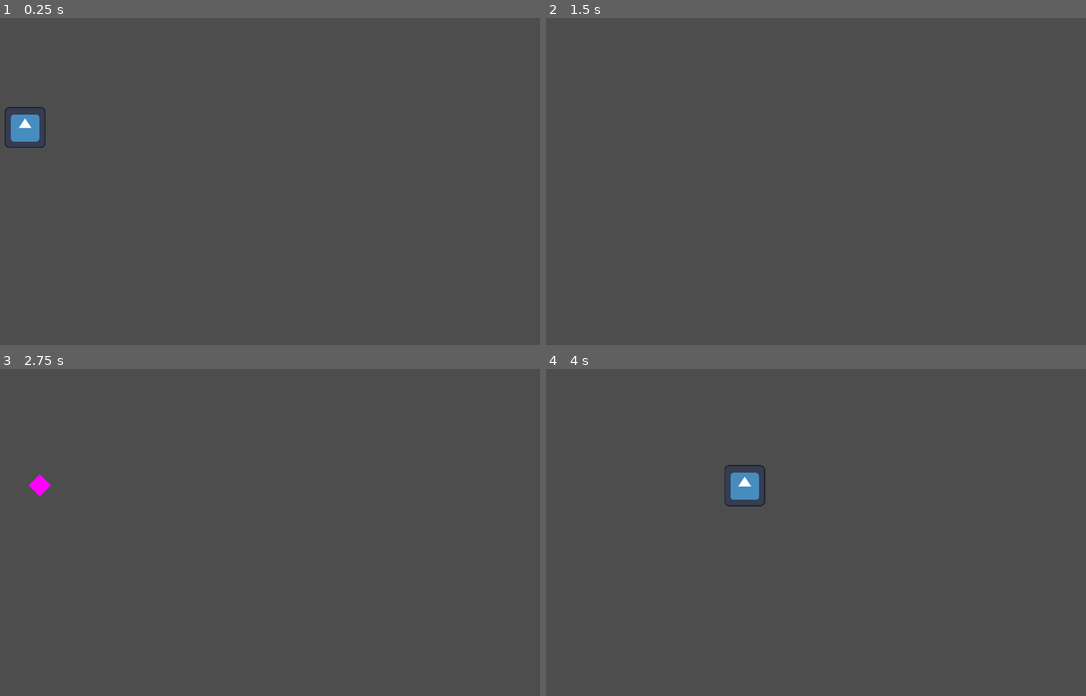
Above: before the commit, frames 1-4 (two rows, left to right).
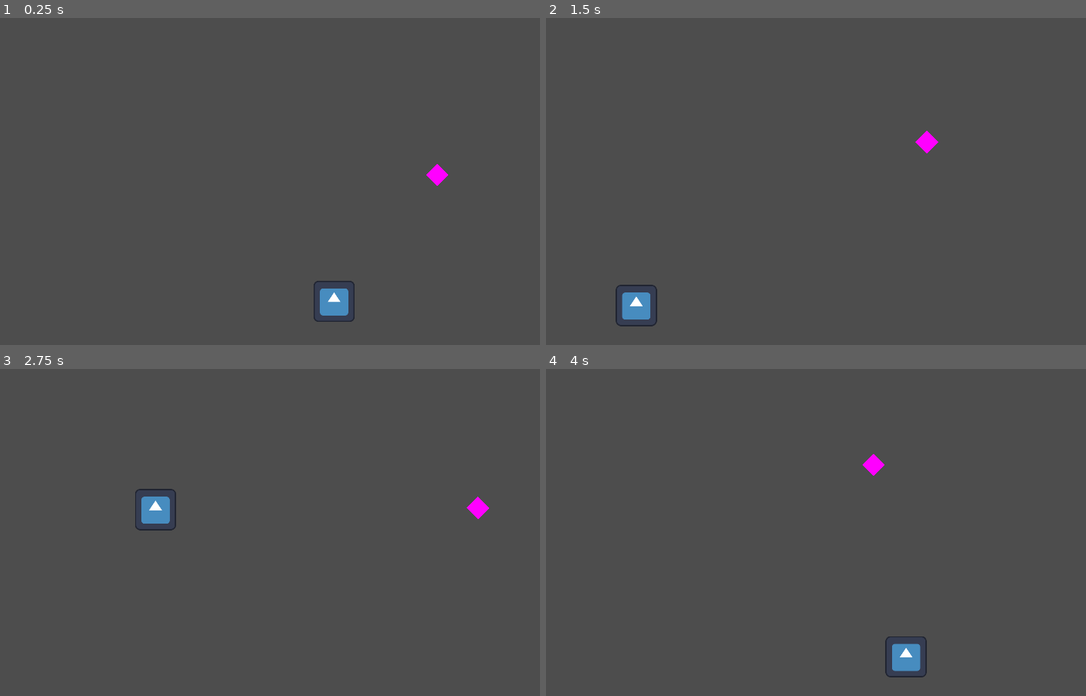
Above: after the commit, the same moments.

Repository: stokatyan/godot-ai
Game: Godot game, scene res://TestGame/PickupCoinGame.tscn
Two runs of this game, one before a commit and one after it. Both use one fixed random seed, a clock stepped at 60 frames per second and the inputs below. The engine's default icon, where the game draws it, is replaced by a stand-in: a white triangle on a blue panel in a dark square.
Inputs:
- Up to frame 1 (0.25 s): no input
- Up to frame 2 (1.5 s): tap Enter at 0.5 s; hold Up 0.53-1.28 s; tap N at 0.6, 1.35 s; tap Space at 1.25 s
- Up to frame 3 (2.75 s): tap Enter at 2 s; hold Up from 2.03 s (still down); tap N at 2.1 s
- Up to frame 4 (4 s): tap Space at 2.75 s; tap N at 2.85, 3.6 s; tap Enter at 3.5 s; release Up at 3.53 s

The runs differ from the first frame. In frame 1, 1.3% of the frame differs, in the area x 0-83%, y 27-93%; in frame 2, 0.7%; in frame 3, 0.9%; in frame 4, 1.3%.

Commit message:
add camera and let world expand with borders

Diff:
--- a/godot-ai-client/TestGame/PickupCoinGame.gd
+++ b/godot-ai-client/TestGame/PickupCoinGame.gd
@@ -6,18 +6,22 @@
 
 var _map_size = Vector2(1500, 800)
 
-
 # Called when the node enters the scene tree for the first time.
 func _ready():
 	_new_game()
 
 func _input(event):
 	var key_input = event as InputEventKey
+	if !key_input or key_input.echo or key_input.is_released():
+		return
 	match key_input.keycode:
 		KEY_N:
 			_new_game()
 
 func _physics_process(delta):
+	if _is_game_complete():
+		_new_game()
+		return
 	var move_vector: Vector2 = Vector2.ZERO
 
 func _setup_ai():
--- a/godot-ai-client/TestGame/PickupCoinGame.tscn
+++ b/godot-ai-client/TestGame/PickupCoinGame.tscn
@@ -7,20 +7,23 @@
 [sub_resource type="PlaceholderTexture2D" id="PlaceholderTexture2D_o06rb"]
 size = Vector2(50, 50)
 
-[node name="PickupCoinGame" type="Node2D" node_paths=PackedStringArray("hero", "coin")]
+[node name="PickupCoinGame" type="Node2D" node_paths=PackedStringArray("hero", "coin", "_ai_tcp")]
 script = ExtResource("1_l0ngi")
 hero = NodePath("Hero")
 coin = NodePath("Coin")
+_ai_tcp = NodePath("AIServerTCP")
+
+[node name="Camera2D" type="Camera2D" parent="."]
 
 [node name="Coin" type="Node2D" parent="."]
-position = Vector2(1280, 432)
+position = Vector2(208, -94)
 
 [node name="Sprite2D" type="Sprite2D" parent="Coin"]
 rotation = 0.785398
 texture = SubResource("PlaceholderTexture2D_o06rb")
 
 [node name="Hero" type="Node2D" parent="."]
-position = Vector2(738, 600)
+position = Vector2(-334, 74)
 
 [node name="Sprite2D" type="Sprite2D" parent="Hero"]
 texture = ExtResource("1_hf8k2")
--- a/godot-ai-client/project.godot
+++ b/godot-ai-client/project.godot
@@ -21,6 +21,7 @@
 window/size/viewport_height=1080
 window/size/initial_position_type=3
 window/stretch/mode="canvas_items"
+window/stretch/aspect="expand"
 
 [rendering]
 
